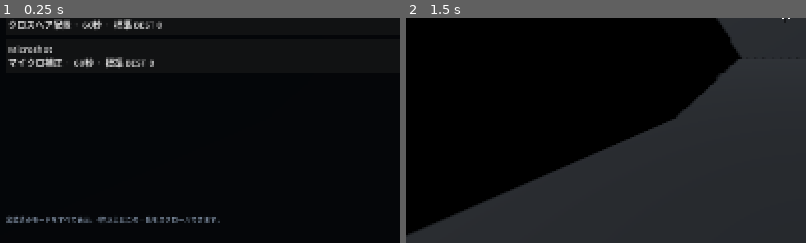
Above: before the commit, frames 1-2 (left to right).
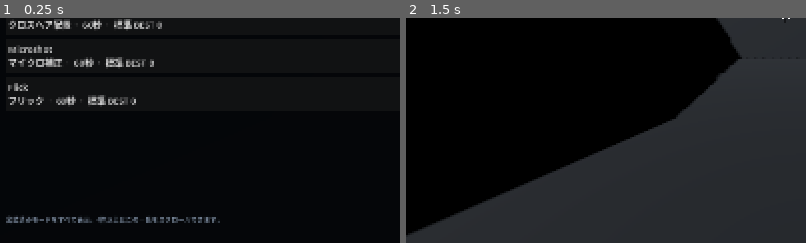
Above: after the commit, the same moments.

Repository: EliteMay/Skin-Aim-Trainer
Game: Godot game, scene res://scenes/main.tscn
The game is run twice, just before and just after one commit, with the same random seed, the same clock (stepped at 60 frames per second) and the same inputs.
Inputs (mouse positions are % of the whole screen's width and height, from its top left):
- Up to frame 1 (0.25 s): no input
- Up to frame 2 (1.5 s): click "60秒の練習を開始" at 0.5 s; tap Enter at 1.25 s; move the mouse to (55, 50) at 1.27 s; tap R at 1.35 s; click (55, 50) at 1.42 s
The pictures show only the part of the screen within x 2-52%, y 50-100%; the shares and areas given below are measured in that part.

The runs differ from the first frame. In frame 1, 0.9% of the frame differs, in the area x 2-34%, y 28-40%; in frame 2, nothing differs.

Commit message:
Add Flick training mode
* Implement Flick training mode

* Add Flick stage

* Test Flick movement and records

* Complete Microshot playtest and add Flick verification

* Document Flick training mode

* Define Flick gameplay contract

* Specify Flick movement and records

* Record Microshot playtest and Flick implementation

* Record Flick minimum displacement rule

* Record Flick CI validation

Diff:
--- a/data/stages.json
+++ b/data/stages.json
@@ -58,5 +58,21 @@
       "Clicking",
       "VALORANT"
     ]
+  },
+  {
+    "id": "flick",
+    "mode": "flick",
+    "title": "Flick",
+    "category": "フリック",
+    "description": "離れた静止Targetへ素早く大きくAimし、Target上で止めて撃つclick-timing練習",
+    "duration_seconds": 60,
+    "playable": true,
+    "sort_order": 50,
+    "tags": [
+      "Flick",
+      "Click Timing",
+      "Precision",
+      "VALORANT"
+    ]
   }
 ]
--- a/scripts/aim_trainer.gd
+++ b/scripts/aim_trainer.gd
@@ -22,16 +22,18 @@
 	GRIDSHOT,
 	HOLD_ANGLE,
 	MICROSHOT,
+	FLICK,
 }
 
 const TARGET_DISTANCE := 14.0
-const TRAINING_MODE_KEYS := ["single", "gridshot", "hold_angle", "microshot"]
-const TRAINING_MODE_LABELS := ["シングル", "Gridshot", "Hold Angle / Pre-Aim", "Microshot"]
+const TRAINING_MODE_KEYS := ["single", "gridshot", "hold_angle", "microshot", "flick"]
+const TRAINING_MODE_LABELS := ["シングル", "Gridshot", "Hold Angle / Pre-Aim", "Microshot", "Flick"]
 const TRAINING_MODE_DESCRIPTIONS := [
 	"1 Targetを順番に狙う基本練習",
 	"3 Targetを素早く切り替えて撃つ練習",
 	"置きAimを維持し、Peek後の小さな補正を撃つ練習",
 	"小さなTargetへ細かいmicro-adjustmentを繰り返す練習",
+	"離れたTargetへ大きく素早くAimし、止めて撃つ練習",
 ]
 const DEFAULT_TRAINING_MODE := TrainingMode.SINGLE
 const GRIDSHOT_TARGET_COUNT := 3
@@ -45,6 +47,9 @@
 const MICROSHOT_MAX_STEP := [0.75, 1.05, 1.35]
 const MICROSHOT_CENTER_X_RANGE := Vector2(-2.4, 2.4)
 const MICROSHOT_CENTER_Y_RANGE := Vector2(0.9, 3.7)
+const FLICK_TARGET_RADII := [0.76, 0.56, 0.42]
+const FLICK_MIN_STEP := [2.2, 3.2, 4.2]
+const FLICK_CENTER_REFERENCE := Vector2(0.0, 2.0)
 const DIFFICULTY_KEYS := ["easy", "normal", "hard"]
 const DIFFICULTY_LABELS := ["かんたん", "標準", "むずかしい"]
 const DIFFICULTY_DESCRIPTIONS := [
@@ -250,6 +255,9 @@
 	"microshot_easy": 0,
 	"microshot_normal": 0,
 	"microshot_hard": 0,
+	"flick_easy": 0,
+	"flick_normal": 0,
+	"flick_hard": 0,
 }
 var personal_best_score := 0
 var last_session_new_best := false
@@ -614,6 +622,8 @@
 				_prepare_hold_angle_cycle()
 			elif selected_training_mode == TrainingMode.MICROSHOT:
 				_move_microshot_target()
+			elif selected_training_mode == TrainingMode.FLICK:
+				_move_flick_target()
 			else:
 				_move_target_at(target_index)
 		_show_feedback("HIT +1", Color(0.42, 1.0, 0.64))
@@ -712,6 +722,9 @@
 	if selected_training_mode == TrainingMode.MICROSHOT:
 		_place_microshot_start()
 		return
+	if selected_training_mode == TrainingMode.FLICK:
+		_place_flick_start()
+		return
 	for index in range(_active_target_count()):
 		_move_target_at(index)
 
@@ -748,6 +761,45 @@
 			break
 
 	body.position = candidate
+
+
+func _place_flick_start() -> void:
+	_move_flick_target_from(FLICK_CENTER_REFERENCE)
+
+
+func _move_flick_target() -> void:
+	if target_bodies.is_empty():
+		return
+	var body := target_bodies[0] as StaticBody3D
+	_move_flick_target_from(Vector2(body.position.x, body.position.y))
+
+
+func _move_flick_target_from(reference: Vector2) -> void:
+	if target_bodies.is_empty():
+		return
+
+	var x_range: Vector2 = DIFFICULTY_X_RANGES[selected_difficulty]
+	var y_range: Vector2 = DIFFICULTY_Y_RANGES[selected_difficulty]
+	var min_step: float = FLICK_MIN_STEP[selected_difficulty]
+	var best_candidate := Vector3(reference.x, reference.y, -TARGET_DISTANCE)
+	var best_distance := -1.0
+
+	for attempt in range(40):
+		var candidate := Vector3(
+			rng.randf_range(x_range.x, x_range.y),
+			rng.randf_range(y_range.x, y_range.y),
+			-TARGET_DISTANCE
+		)
+		var candidate_distance := Vector2(candidate.x, candidate.y).distance_to(reference)
+		if candidate_distance > best_distance:
+			best_candidate = candidate
+			best_distance = candidate_distance
+		if candidate_distance >= min_step:
+			best_candidate = candidate
+			break
+
+	var body := target_bodies[0] as StaticBody3D
+	body.position = best_candidate
 
 
 func _prepare_hold_angle_cycle() -> void:
@@ -840,11 +892,11 @@
 
 
 func _apply_difficulty_to_target() -> void:
-	var radius: float = (
-		MICROSHOT_TARGET_RADII[selected_difficulty]
-		if selected_training_mode == TrainingMode.MICROSHOT
-		else DIFFICULTY_TARGET_RADII[selected_difficulty]
-	)
+	var radius: float = DIFFICULTY_TARGET_RADII[selected_difficulty]
+	if selected_training_mode == TrainingMode.MICROSHOT:
+		radius = MICROSHOT_TARGET_RADII[selected_difficulty]
+	elif selected_training_mode == TrainingMode.FLICK:
+		radius = FLICK_TARGET_RADII[selected_difficulty]
 	for index in range(target_meshes.size()):
 		var mesh := target_meshes[index] as MeshInstance3D
 		var sphere := mesh.mesh as SphereMesh
@@ -1098,6 +1150,8 @@
 		return "best_hold_angle_%s_score" % _current_difficulty_key()
 	if selected_training_mode == TrainingMode.MICROSHOT:
 		return "best_microshot_%s_score" % _current_difficulty_key()
+	if selected_training_mode == TrainingMode.FLICK:
+		return "best_flick_%s_score" % _current_difficulty_key()
 	return "best_%s_score" % _current_difficulty_key()
 
 
@@ -1310,6 +1364,18 @@
 	)
 	personal_best_scores["microshot_hard"] = maxi(
 		int(config.get_value(RECORDS_SECTION, "best_microshot_hard_score", 0)),
+		0
+	)
+	personal_best_scores["flick_easy"] = maxi(
+		int(config.get_value(RECORDS_SECTION, "best_flick_easy_score", 0)),
+		0
+	)
+	personal_best_scores["flick_normal"] = maxi(
+		int(config.get_value(RECORDS_SECTION, "best_flick_normal_score", 0)),
+		0
+	)
+	personal_best_scores["flick_hard"] = maxi(
+		int(config.get_value(RECORDS_SECTION, "best_flick_hard_score", 0)),
 		0
 	)
 	_sync_current_personal_best()
--- a/tests/core_smoke.gd
+++ b/tests/core_smoke.gd
@@ -72,7 +72,7 @@
 	assert(is_equal_approx(AimMath.accuracy_percent(7, 10), 70.0))
 
 	var catalog_stages := StageCatalog.load_stages()
-	assert(catalog_stages.size() == 4)
+	assert(catalog_stages.size() == 5)
 	assert(str(catalog_stages[0].get("mode", "")) == "single")
 	assert(str(catalog_stages[0].get("title", "")) == "シングルターゲット")
 	assert(str(catalog_stages[1].get("mode", "")) == "gridshot")
@@ -81,6 +81,8 @@
 	assert(str(catalog_stages[2].get("title", "")) == "Hold Angle / Pre-Aim")
 	assert(str(catalog_stages[3].get("mode", "")) == "microshot")
 	assert(str(catalog_stages[3].get("title", "")) == "Microshot")
+	assert(str(catalog_stages[4].get("mode", "")) == "flick")
+	assert(str(catalog_stages[4].get("title", "")) == "Flick")
 
 	var settings_path := ProjectSettings.globalize_path("user://settings.cfg")
 	if FileAccess.file_exists("user://settings.cfg"):
@@ -111,14 +113,13 @@
 		"UI/HomeOverlay/Margin/Content/Body/Library/StageScroll/StageList"
 	) as VBoxContainer
 	assert(home_stage_list != null)
-	assert(home_stage_list.get_child_count() == 4)
+	assert(home_stage_list.get_child_count() == 5)
 	var stage_scroll := instance.get_node(
 		"UI/HomeOverlay/Margin/Content/Body/Library/StageScroll"
 	) as ScrollContainer
 	assert(stage_scroll != null)
 	assert(stage_scroll.size_flags_vertical == Control.SIZE_EXPAND_FILL)
 	await get_tree().process_frame
-	assert(home_stage_list.size.y <= stage_scroll.size.y + 1.0)
 	var viewport_size := instance.get_viewport().get_visible_rect().size
 	var home_content := instance.get_node(
 		"UI/HomeOverlay/Margin/Content"
@@ -132,14 +133,17 @@
 	var second_stage_button := home_stage_list.get_child(1) as Button
 	var third_stage_button := home_stage_list.get_child(2) as Button
 	var fourth_stage_button := home_stage_list.get_child(3) as Button
+	var fifth_stage_button := home_stage_list.get_child(4) as Button
 	assert(first_stage_button != null)
 	assert(second_stage_button != null)
 	assert(third_stage_button != null)
 	assert(fourth_stage_button != null)
+	assert(fifth_stage_button != null)
 	assert(first_stage_button.text.contains("シングルターゲット"))
 	assert(second_stage_button.text.contains("Gridshot"))
 	assert(third_stage_button.text.contains("Hold Angle / Pre-Aim"))
 	assert(fourth_stage_button.text.contains("Microshot"))
+	assert(fifth_stage_button.text.contains("Flick"))
 	assert(first_stage_button.button_pressed)
 
 	assert(instance.get_node(selected_prefix + "/Title").text == "シングルターゲット")
@@ -628,6 +632,33 @@
 	assert(int(records_config.get_value("training_records", "best_microshot_normal_score", 0)) == 5)
 
 	instance._show_home()
+	instance._open_stage("flick")
+	assert(instance.selected_training_mode == instance.TrainingMode.FLICK)
+	assert(instance.get_node(selected_prefix + "/Title").text == "Flick")
+	assert(instance.personal_best_score == 0)
+	var flick_radius := (instance.target_meshes[0] as MeshInstance3D).mesh as SphereMesh
+	assert(is_equal_approx(flick_radius.radius, 0.56))
+	instance.start_training()
+	var flick_start: Vector3 = instance.target_bodies[0].position
+	var flick_center_distance := Vector2(flick_start.x, flick_start.y).distance_to(instance.FLICK_CENTER_REFERENCE)
+	assert(flick_center_distance >= instance.FLICK_MIN_STEP[instance.DifficultyLevel.NORMAL] - 0.01)
+	instance._move_flick_target()
+	var flick_next: Vector3 = instance.target_bodies[0].position
+	var flick_delta := Vector2(flick_next.x - flick_start.x, flick_next.y - flick_start.y).length()
+	assert(flick_delta >= instance.FLICK_MIN_STEP[instance.DifficultyLevel.NORMAL] - 0.01)
+	instance.score = 6
+	instance.hits = 6
+	instance.shots = 8
+	instance.misses = 2
+	instance.session_remaining_seconds = 0.01
+	instance._process(0.02)
+	assert(instance.run_state == instance.RunState.RESULT)
+	assert(instance.personal_best_score == 6)
+	records_config = ConfigFile.new()
+	assert(records_config.load("user://settings.cfg") == OK)
+	assert(int(records_config.get_value("training_records", "best_flick_normal_score", 0)) == 6)
+
+	instance._show_home()
 	instance._open_stage("single")
 	assert(instance.selected_training_mode == instance.TrainingMode.SINGLE)
 	assert(instance.personal_best_score == 12)
Not shown, changed: PROJECT_LEARNINGS.md
Not shown, changed: README.md
Not shown, changed: REQUIREMENTS.md
Not shown, changed: SPEC.md
Not shown, changed: WORK_REPORT.md
Not shown, changed: docs/ROADMAP.md
